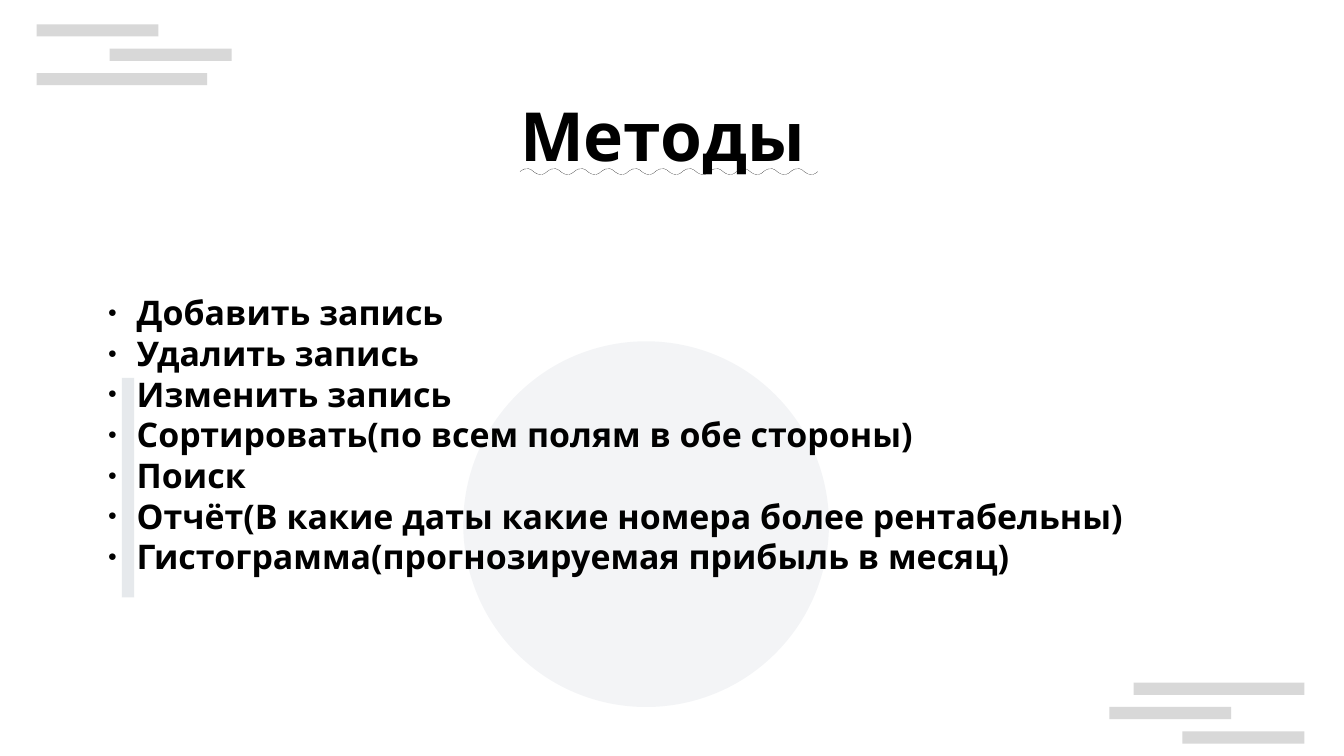
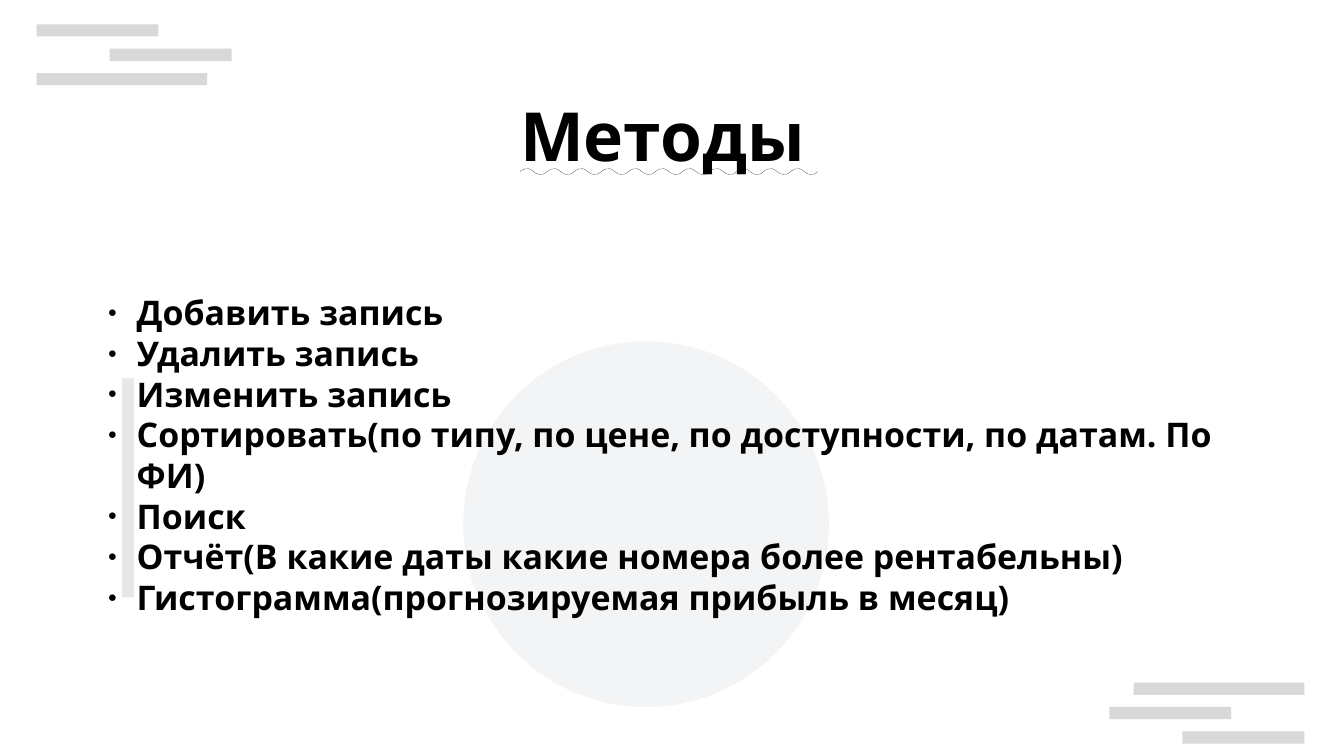
Before and after one commit to Syricoff/bmstu, a slide deck: slide 6 of Семестр2/ОП/ОП.odp. Drawn at 1344x756 pixels with LibreOffice and Linux fonts; fonts in the diff are those of the drawing; background and template pictures are left out. Boxes give left, top, right and bottom in pixels: in the first picture for what was removed or moved away, otherwise in the second. Text is boxed around its words. In the diff, an @@ line names an element or a change of style, - is before the commit and + after.

```diff
--- a/Семестр2/ОП/ОП.odp
+++ b/Семестр2/ОП/ОП.odp
@@ text at [137, 422, 1211, 494]: text changed @@
-● Сортировать(по всем полям в обе стороны)
+● Сортировать(по типу, по цене, по доступности, по датам. По ФИ)
```
Also in this commit, not shown: 1 slide added, 1 slide removed, 3 other files.
